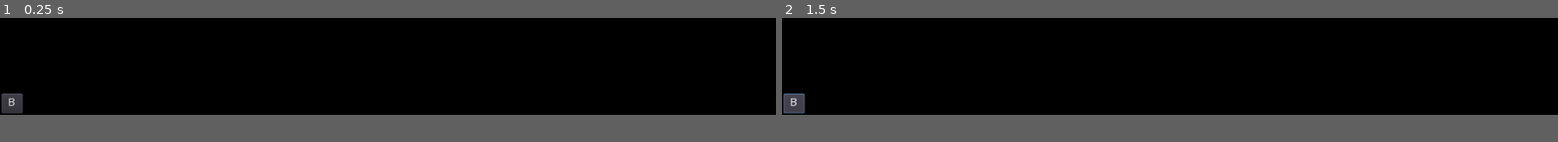
Above: before the commit, frames 1-2 (left to right).
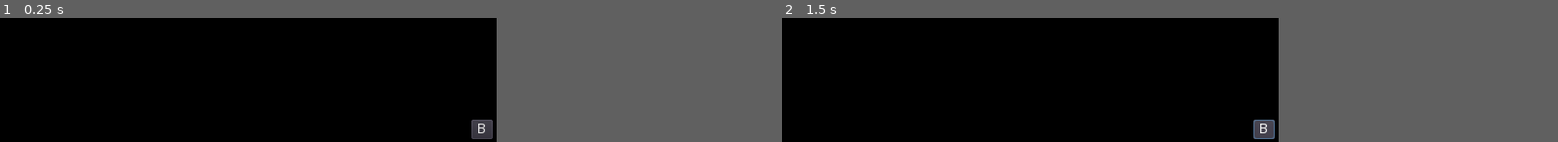
Above: after the commit, the same moments.

Repository: FrederickKDP/EveryDayQuote
Game: Godot game, scene res://Main.tscn
The game is run twice, just before and just after one commit, with the same random seed, the same clock (stepped at 60 frames per second) and the same inputs.
Inputs:
- Up to frame 1 (0.25 s): no input
- Up to frame 2 (1.5 s): click "B" at 0.5 s; click "B" at 1.25 s
In our replay, the window is 800x100 before the commit and 512x128 after it. These sizes can differ from the game's own. Grey fills any space a smaller window leaves; there, only what the larger window draws over its background counts as a difference.

The runs differ from the first frame. In frame 1, 0.9% of the frame differs, in the area x 0-64%, y 60-98%; in frame 2, 0.9%.

Commit message:
Project setting optimized

Diff:
--- a/Main.tscn
+++ b/Main.tscn
@@ -9,6 +9,7 @@
 outline_size = 1
 outline_color = Color( 0, 0, 0, 1 )
 use_filter = true
+extra_spacing_top = -2
 extra_spacing_space = 1
 font_data = ExtResource( 4 )
 
@@ -32,7 +33,10 @@
 anchor_left = 0.001
 anchor_right = 1.0
 anchor_bottom = 0.5
-margin_left = -1.024
+margin_left = 0.488
+margin_top = -1.0
+margin_right = -2.0
+margin_bottom = 40.0
 custom_fonts/font = SubResource( 1 )
 custom_colors/font_color_shadow = Color( 0, 0, 0, 1 )
 custom_constants/shadow_offset_x = 1
@@ -48,9 +52,9 @@
 anchor_right = 0.437
 anchor_bottom = 1.532
 margin_left = 1.0
-margin_top = -0.00799942
-margin_right = 0.511993
-margin_bottom = -0.00400543
+margin_top = -6.72
+margin_right = 0.819
+margin_bottom = -31.86
 custom_fonts/font = SubResource( 1 )
 text = "Author: Me"
 autowrap = true
@@ -63,9 +67,9 @@
 anchor_top = 1.064
 anchor_right = 1.0
 anchor_bottom = 1.532
-margin_left = -0.136017
-margin_top = -0.00799942
-margin_bottom = -0.00400543
+margin_left = -0.0319977
+margin_top = -6.72
+margin_bottom = -31.86
 custom_fonts/font = SubResource( 1 )
 text = "Tags: Something"
 autowrap = true
@@ -74,19 +78,22 @@
 }
 
 [node name="NextQuote" type="Timer" parent="."]
+wait_time = 60.0
 one_shot = true
 
 [node name="BorderToogle" type="Button" parent="."]
 anchor_top = 1.0
 anchor_bottom = 1.0
-margin_left = 2.27963
-margin_top = -28.4006
-margin_right = 30.2797
-margin_bottom = -2.40081
+margin_left = 486.382
+margin_top = -23.0729
+margin_right = 508.382
+margin_bottom = -3.07294
 text = "B"
 script = ExtResource( 3 )
 __meta__ = {
-"_edit_use_anchors_": false
+"_edit_use_anchors_": false,
+"_editor_description_": "TODO: Make border appears when hover on top instead of a button
+TODO: Make transparent only when not hovering"
 }
 
 [node name="FadeOut" type="Tween" parent="."]
--- a/project.godot
+++ b/project.godot
@@ -12,18 +12,35 @@
 
 config/name="Every Day Quote"
 run/main_scene="res://Main.tscn"
+run/low_processor_mode=true
 config/icon="res://icon.png"
 
 [display]
 
+window/size/width=512
 window/size/height=128
+window/size/always_on_top=true
+window/dpi/allow_hidpi=true
 window/per_pixel_transparency/allowed=true
 window/per_pixel_transparency/enabled=true
+window/energy_saving/keep_screen_on=false
 
 [physics]
 
+common/physics_fps=30
 common/enable_pause_aware_picking=true
+3d/active_soft_world=false
 
 [rendering]
 
+quality/intended_usage/framebuffer_allocation=1
+quality/intended_usage/framebuffer_allocation.mobile=1
+quality/shadows/filter_mode=0
+quality/reflections/texture_array_reflections=false
+quality/reflections/high_quality_ggx=false
+quality/shading/force_vertex_shading=true
+quality/shading/force_lambert_over_burley=true
+quality/shading/force_blinn_over_ggx=true
+quality/lightmapping/use_bicubic_sampling=false
+quality/subsurface_scattering/quality=0
 environment/default_environment="res://default_env.tres"
Not shown, changed: Quotes.txt
Not shown, changed: .gitignore
